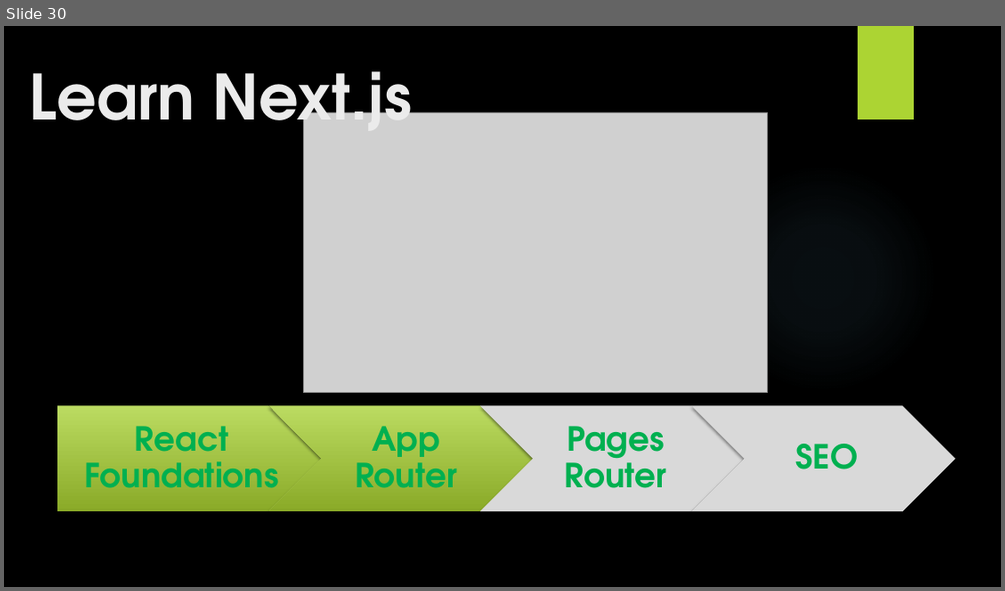
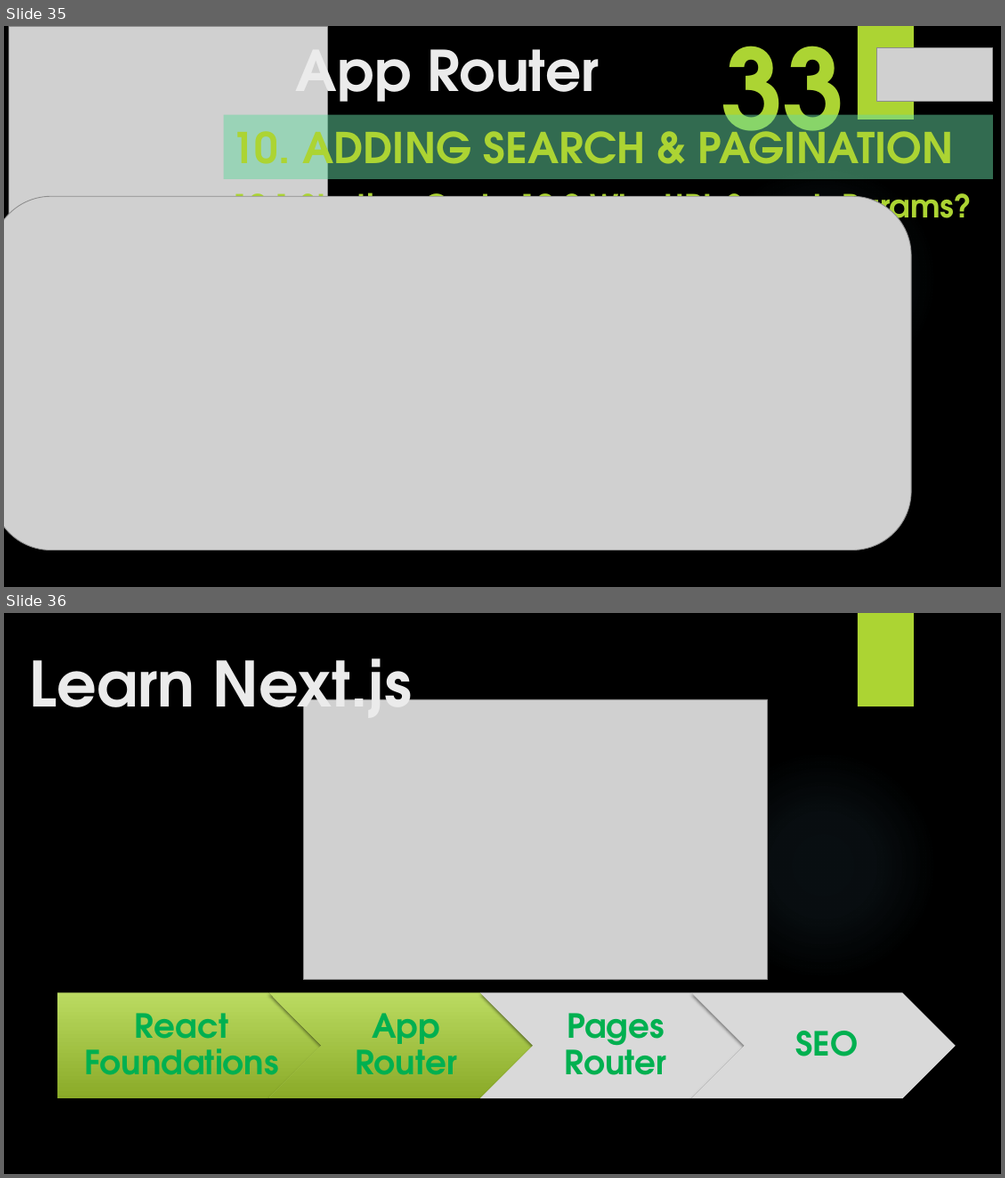
Before and after one commit to yasenstar/learn_javascript, a slide deck: learn_nextjs/2_App_Router/App_Router.pptx. Shown one above the other, each under a label of ours: slide 30 before the commit, slides 35 and 36 after it. The pictures are 1005x591 and 1005x1178 pixels, drawn with LibreOffice and Linux fonts; fonts in the diff are those of the drawing; grey boxes stand for pictures; background and template pictures are left out. Boxes give left, top, right and bottom in pixels: in the first picture for what was removed or moved away, otherwise in the second. Text is boxed around its words. In the diff, an @@ line names an element or a change of style, - is before the commit and + after.

```diff
--- a/learn_nextjs/2_App_Router/App_Router.pptx
+++ b/learn_nextjs/2_App_Router/App_Router.pptx
@@ slide 35 added at bbox=[4, 26, 1001, 587], background picture (left out); not listed: 2 template elements that a slide beside it also shows @@
@@ picture added at bbox=[8, 26, 327, 229] @@
@@ title added at bbox=[296, 30, 599, 114], 54 pt, text #EBEBEB, bold @@
+App Router
@@ text added at bbox=[721, 26, 845, 164], 106.4 pt, text #ACD433, bold @@
+33
@@ picture added at bbox=[877, 48, 993, 102] @@
@@ subtitle added at bbox=[224, 115, 994, 179], fill #65D6A0 at 50% opacity, 40.8 pt, text #ACD433, bold @@
+10. ADDING SEARCH & PAGINATION
@@ text added at bbox=[231, 183, 971, 230], 30.6 pt, text #ACD433, bold @@
+10.1 Starting Code 10.2 Why URL Search Params?
@@ picture added at bbox=[4, 197, 911, 550] @@
@@ what was slide 30 is now slide 36 @@
```
Also in this commit, not shown: 5 other slides added, 1 other file.
